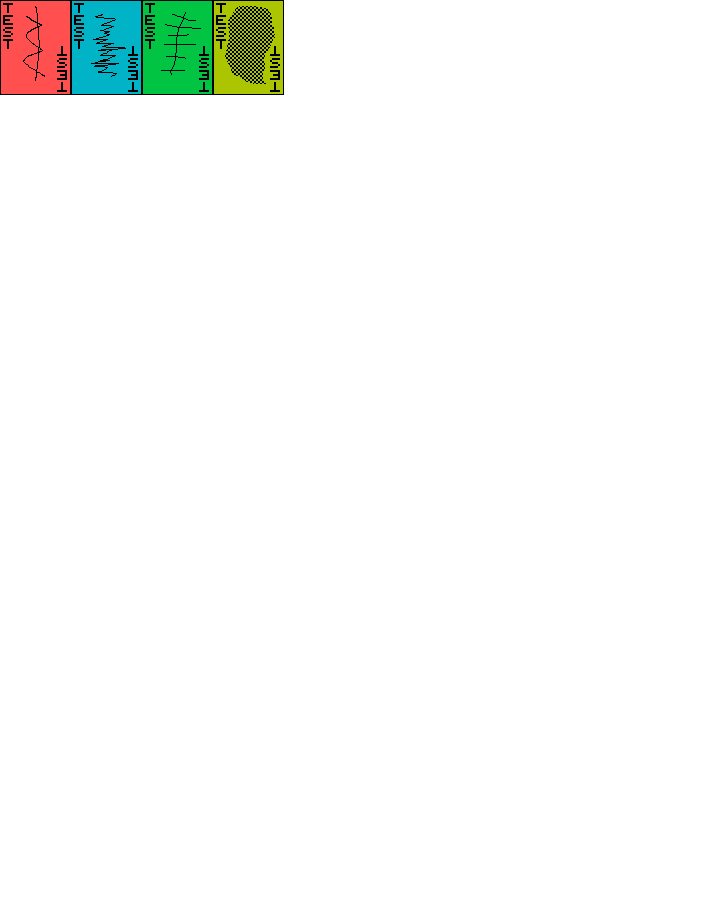
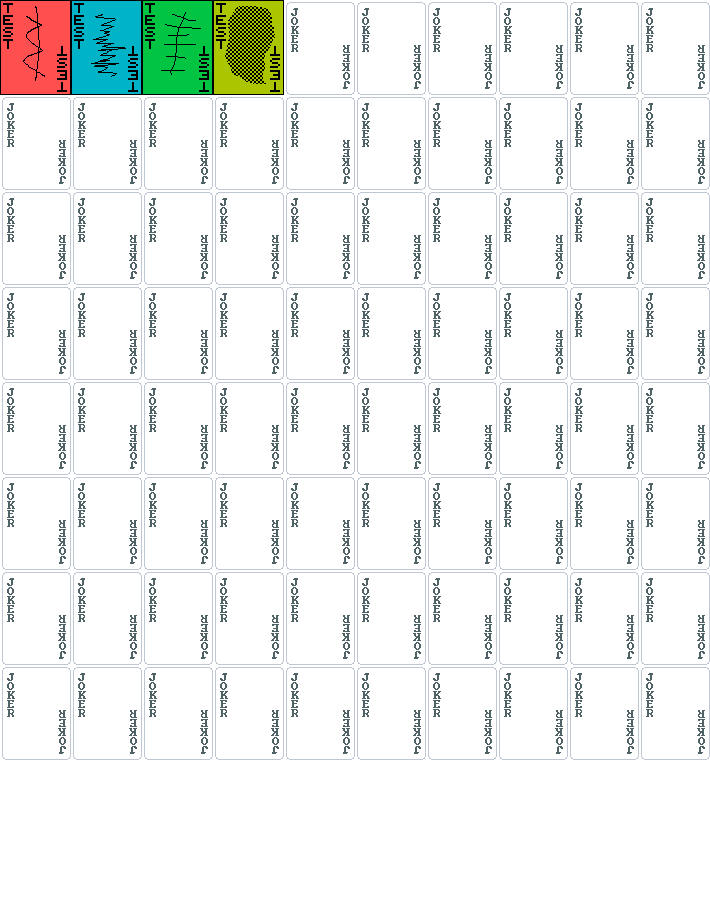
Revision of a layered 710×910 image; what changed, layer by layer:
added layer "Background" (2nd of 3) above "Paint Layer 1" over (x1=2, y1=2, x2=710, y2=760)
